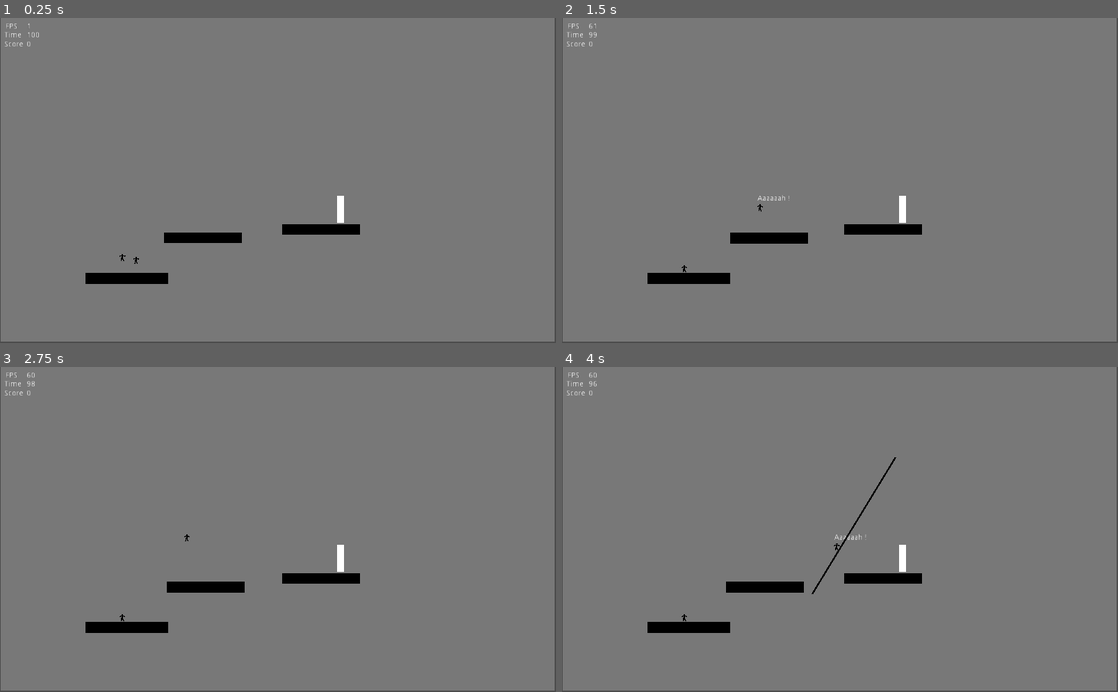
Above: before the commit, frames 1-4 (two rows, left to right).
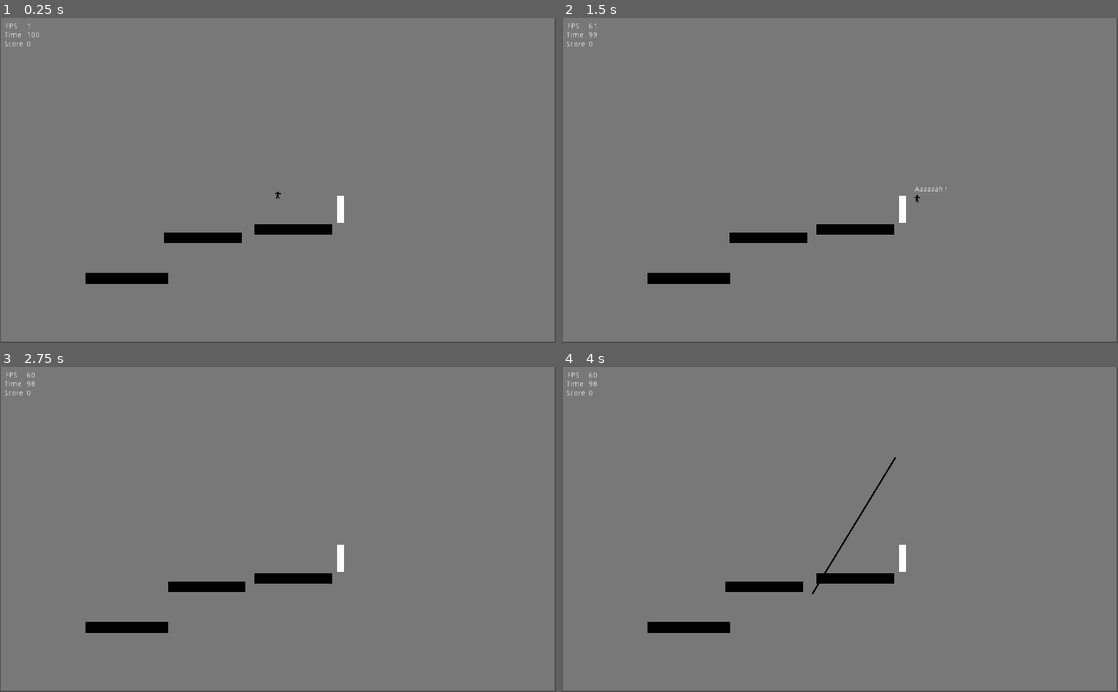
Above: after the commit, the same moments.

Repository: premieroctet/save-the-stickmans
Game: Godot game, scene res://Map1.tscn
Two runs of this game, one before a commit and one after it. Both use one fixed random seed, a clock stepped at 60 frames per second and the inputs below.
Inputs (mouse positions are in pixels of both pictures, inside the frame that each line leads up to):
- Up to frame 1 (0.25 s): no input
- Up to frame 2 (1.5 s): tap Enter at 0.5 s; move the mouse to (962, 164) at 0.52 s; hold Right (ui_right) from 0.53 s (still down); tap S (scream) at 0.6 s; tap Keypad Enter (ui_accept) at 0.77, 0.8, 1.07, 1.35 s; move the mouse to (728, 196) at 1.27 s
- Up to frame 3 (2.75 s): tap Keypad Enter (ui_accept) at 1.52, 1.82, 2.3 s; tap S (scream) at 1.55 s; move the mouse to (333, 458) at 2.02 s; release Right (ui_right) at 2.03 s; press the mouse at (333, 458) at 2.03 s; hold Left (ui_left) from 2.03 s (still down)
- Up to frame 4 (4 s): move the mouse to (812, 594) at 2.77 s; release Left (ui_left) at 2.78 s; release the mouse at (812, 594) at 2.78 s; hold Right (ui_right) from 2.78 s (still down); tap S (scream) at 2.85, 3.6 s; tap Keypad Enter (ui_accept) at 3.02, 3.32, 3.77, 3.8 s; move the mouse to (1006, 578) at 3.52 s

The runs differ from the first frame. In frame 1, 0.3% of the frame differs, in the area x 21-65%, y 53-76%; in frame 2, 0.5%, in the area x 21-70%, y 51-79%; in frame 3, 0.4%; in frame 4, 0.4%.

Commit message:
Sync player positions

Diff:
--- a/client/Map1.tscn
+++ b/client/Map1.tscn
@@ -5,7 +5,7 @@
 [ext_resource path="res://EndArea.gd" type="Script" id=3]
 [ext_resource path="res://LevelArea.gd" type="Script" id=4]
 [ext_resource path="res://Trap.tscn" type="PackedScene" id=5]
-[ext_resource path="res://Server.gd" type="Script" id=6]
+[ext_resource path="res://Player.gd" type="Script" id=7]
 
 [sub_resource type="RectangleShape2D" id=1]
 extents = Vector2( 526.752, 312.982 )
@@ -17,7 +17,6 @@
 extents = Vector2( 7.70808, 25.7457 )
 
 [node name="Main" type="Node2D"]
-position = Vector2( -51, 21 )
 script = ExtResource( 2 )
 
 [node name="Timer" type="Timer" parent="."]
@@ -118,14 +117,9 @@
 "_edit_lock_": true
 }
 
-[node name="Stickman3" parent="." instance=ExtResource( 1 )]
-position = Vector2( -286.12, 115.253 )
+[node name="Player" parent="." instance=ExtResource( 1 )]
 collision_mask = 2
-can_move = false
-
-[node name="Stickman4" parent="." instance=ExtResource( 1 )]
-position = Vector2( -260.933, 120.614 )
-collision_mask = 2
+script = ExtResource( 7 )
 
 [node name="Platforms" type="StaticBody2D" parent="."]
 position = Vector2( -353.184, 174.052 )
@@ -145,13 +139,13 @@
 }
 
 [node name="CollisionShape2D2" type="CollisionShape2D" parent="Platforms"]
-position = Vector2( 432.732, -82.4656 )
+position = Vector2( 382.732, -82.4656 )
 shape = SubResource( 2 )
 
 [node name="ColorRect" type="ColorRect" parent="Platforms/CollisionShape2D2"]
-margin_left = -72.0
+margin_left = -73.0
 margin_top = -10.8909
-margin_right = 71.0
+margin_right = 70.0
 margin_bottom = 9.10907
 color = Color( 0, 0, 0, 1 )
 __meta__ = {
@@ -180,9 +174,6 @@
 position = Vector2( 115.621, 53.2215 )
 shape = SubResource( 3 )
 
-[node name="Server" type="Node" parent="."]
-script = ExtResource( 6 )
-
 [connection signal="timeout" from="Timer" to="." method="_on_Timer_timeout"]
 [connection signal="body_exited" from="LevelArea" to="." method="_on_LevelArea_body_exited"]
 [connection signal="body_entered" from="EndArea" to="." method="_on_EndArea_body_entered"]
--- /dev/null
+++ b/client/Player.gd
@@ -0,0 +1,65 @@
+extends KinematicBody2D
+
+export (bool) var can_move = true
+export (int) var gravity = 800
+export (int) var run_speed = 150
+export (int) var jump_speed = -350
+export (int) var fear_impulse = 5000
+export (Vector2) var fear_recover = Vector2(100, 100)
+export (Vector2) var fear_distance = Vector2(30, 30)
+
+var velocity = Vector2()
+var fearVelocity = Vector2()
+var loop = 0
+
+func get_input():
+	velocity.x = 0
+
+	var right = Input.is_action_pressed('ui_right')
+	var left = Input.is_action_pressed('ui_left')
+	var jump = Input.is_action_just_pressed('ui_accept')
+	var scream = Input.is_action_just_pressed('scream')
+
+	if jump and is_on_floor():
+		velocity.y = jump_speed
+	if right:
+		velocity.x += run_speed
+	if left:
+		velocity.x -= run_speed
+	if scream:
+		$ScreamLabel.visible = true
+		for stickman in get_tree().get_nodes_in_group('stickmans'):
+			if stickman != self:
+				var distance: Vector2 = (stickman.position - position)
+				if distance.abs().x < fear_distance.x:
+					stickman.fear(distance)
+
+		yield(get_tree().create_timer(2), "timeout")
+		$ScreamLabel.visible = false
+
+func fear(distance: Vector2):
+	fearVelocity = Vector2(0, 0)
+	fearVelocity = distance.normalized() * fear_impulse
+
+func _physics_process(delta):
+	if can_move == true:
+		get_input()
+
+	# Gravity
+	if velocity.y < gravity:
+		velocity.y += gravity * delta
+
+	# Fear
+	# TODO Improve math
+	if fearVelocity < Vector2(-1, -1) or fearVelocity > Vector2(1, 1):
+		if fearVelocity.x > 0:
+			fearVelocity -= fear_recover
+		else:
+			fearVelocity += fear_recover
+
+		move_and_slide(fearVelocity * delta, Vector2.UP)
+
+	# Movements
+	move_and_slide(velocity, Vector2.UP)
+
+	Server.sync_player(self.position)
--- a/client/Server.gd
+++ b/client/Server.gd
@@ -1,21 +1,46 @@
 extends Node
 
-var SERVER_IP = '127.0.0.1'
-var SERVER_PORT = 1100
-var MAX_PLAYERS = 50
+var SERVER_IP = '192.168.0.164'
+var SERVER_PORT = 8080
+var connected = false
+var players = {}
 
 func _ready():
 	var peer = NetworkedMultiplayerENet.new()
-	peer.create_client(SERVER_IP, SERVER_PORT)
-	get_tree().set_network_peer(peer)
+	peer.set_dtls_verify_enabled(false)
+
+	var error = peer.create_client(SERVER_IP, SERVER_PORT)
+	get_tree().network_peer = peer
 
 	get_tree().connect("connected_to_server", self, "_connected_ok")
 	get_tree().connect("connection_failed", self, "_connected_fail")
 	get_tree().connect("server_disconnected", self, "_server_disconnected")
-	print('client started')
+
+	print(error)
+	print(peer.get_connection_status())
+
+func _process(delta):
+#	print(peer.get_connection_status())
+	pass
+
+func sync_player(info):
+	if connected:
+		rpc_unreliable_id(1, "register_player", info)
+
+remote func sync_players(infos):
+	for id in infos:
+		if id == get_tree().get_network_unique_id():
+			continue
+
+		if not id in players:
+			players[id] = preload("res://Stickman.tscn").instance()
+			get_tree().get_root().add_child(players[id])
+
+		players[id].position = infos[id]
 
 func _connected_ok():
-	print('Connected to server')
+	connected = true
+	print('Connected !')
 
 func _server_disconnected():
 	print('Kicked from server')
--- a/client/Stickman.gd
+++ b/client/Stickman.gd
@@ -1,62 +1,7 @@
 extends KinematicBody2D
 
-export (bool) var can_move = true
-export (int) var gravity = 800
-export (int) var run_speed = 150
-export (int) var jump_speed = -350
-export (int) var fear_impulse = 5000
-export (Vector2) var fear_recover = Vector2(100, 100)
-export (Vector2) var fear_distance = Vector2(30, 30)
-
-var velocity = Vector2()
-var fearVelocity = Vector2()
-
-func get_input():
-	velocity.x = 0
-
-	var right = Input.is_action_pressed('ui_right')
-	var left = Input.is_action_pressed('ui_left')
-	var jump = Input.is_action_just_pressed('ui_accept')
-	var scream = Input.is_action_just_pressed('scream')
-
-	if jump and is_on_floor():
-		velocity.y = jump_speed
-	if right:
-		velocity.x += run_speed
-	if left:
-		velocity.x -= run_speed
-	if scream:
-		$ScreamLabel.visible = true
-		for stickman in get_tree().get_nodes_in_group('stickmans'):
-			if stickman != self:
-				var distance: Vector2 = (stickman.position - position)
-				if distance.abs().x < fear_distance.x:
-					stickman.fear(distance)
-
-		yield(get_tree().create_timer(2), "timeout")
-		$ScreamLabel.visible = false
-
-func fear(distance: Vector2):
-	fearVelocity = Vector2(0, 0)
-	fearVelocity = distance.normalized() * fear_impulse
+remote func set_position(position):
+	move_and_slide(position, Vector2.UP)
 
 func _physics_process(delta):
-	if can_move == true:
-		get_input()
-
-	# Gravity
-	if velocity.y < gravity:
-		velocity.y += gravity * delta
-
-	# Fear
-	# TODO Improve math
-	if fearVelocity < Vector2(-1, -1) or fearVelocity > Vector2(1, 1):
-		if fearVelocity.x > 0:
-			fearVelocity -= fear_recover
-		else:
-			fearVelocity += fear_recover
-
-		move_and_slide(fearVelocity * delta, Vector2.UP)
-
-	# Movements
-	move_and_slide(velocity, Vector2.UP)
+	return
--- a/client/Stickman.tscn
+++ b/client/Stickman.tscn
@@ -6,9 +6,7 @@
 radius = 5.27703
 height = 3.5128
 
-[node name="Node2D" type="KinematicBody2D" groups=[
-"stickmans",
-]]
+[node name="Node2D" type="KinematicBody2D" groups=["stickmans"]]
 script = ExtResource( 1 )
 
 [node name="ScreamLabel" type="Label" parent="."]
--- /dev/null
+++ b/client/StickmanList.gd
@@ -0,0 +1,18 @@
+extends Node
+
+
+# Declare member variables here. Examples:
+# var a = 2
+# var b = "text"
+var players = {}
+
+# Called when the node enters the scene tree for the first time.
+func _ready():
+	pass
+
+func set_players_infos(infos):
+	for id in infos:
+		if !players[id]:
+			players[id] = preload("res://Stickman.tscn").instance()
+
+		players[id].position = infos[id]
--- a/client/project.godot
+++ b/client/project.godot
@@ -14,6 +14,10 @@
 run/main_scene="res://Map1.tscn"
 config/icon="res://icon.png"
 
+[autoload]
+
+Server="*res://Server.gd"
+
 [display]
 
 window/stretch/mode="2d"
@@ -28,8 +32,8 @@
 
 ui_accept={
 "deadzone": 0.5,
-"events": [ Object(InputEventKey,"resource_local_to_scene":false,"resource_name":"","device":0,"alt":false,"shift":false,"control":false,"meta":false,"command":false,"pressed":false,"scancode":16777222,"unicode":0,"echo":false,"script":null)
-, Object(InputEventKey,"resource_local_to_scene":false,"resource_name":"","device":0,"alt":false,"shift":false,"control":false,"meta":false,"command":false,"pressed":false,"scancode":32,"unicode":0,"echo":false,"script":null)
+"events": [ Object(InputEventKey,"resource_local_to_scene":false,"resource_name":"","device":0,"alt":false,"shift":false,"control":false,"meta":false,"command":false,"pressed":false,"scancode":16777222,"physical_scancode":0,"unicode":0,"echo":false,"script":null)
+, Object(InputEventKey,"resource_local_to_scene":false,"resource_name":"","device":0,"alt":false,"shift":false,"control":false,"meta":false,"command":false,"pressed":false,"scancode":32,"physical_scancode":0,"unicode":0,"echo":false,"script":null)
 , Object(InputEventJoypadButton,"resource_local_to_scene":false,"resource_name":"","device":0,"button_index":0,"pressure":0.0,"pressed":false,"script":null)
  ]
 }
@@ -40,12 +44,12 @@
 }
 enter={
 "deadzone": 0.5,
-"events": [ Object(InputEventKey,"resource_local_to_scene":false,"resource_name":"","device":0,"alt":false,"shift":false,"control":false,"meta":false,"command":false,"pressed":false,"scancode":0,"unicode":0,"echo":false,"script":null)
+"events": [ Object(InputEventKey,"resource_local_to_scene":false,"resource_name":"","device":0,"alt":false,"shift":false,"control":false,"meta":false,"command":false,"pressed":false,"scancode":0,"physical_scancode":0,"unicode":0,"echo":false,"script":null)
  ]
 }
 scream={
 "deadzone": 0.5,
-"events": [ Object(InputEventKey,"resource_local_to_scene":false,"resource_name":"","device":0,"alt":false,"shift":false,"control":false,"meta":false,"command":false,"pressed":false,"scancode":83,"unicode":0,"echo":false,"script":null)
+"events": [ Object(InputEventKey,"resource_local_to_scene":false,"resource_name":"","device":0,"alt":false,"shift":false,"control":false,"meta":false,"command":false,"pressed":false,"scancode":83,"physical_scancode":0,"unicode":0,"echo":false,"script":null)
  ]
 }
 
Not shown, changed: client/icon.png.import
